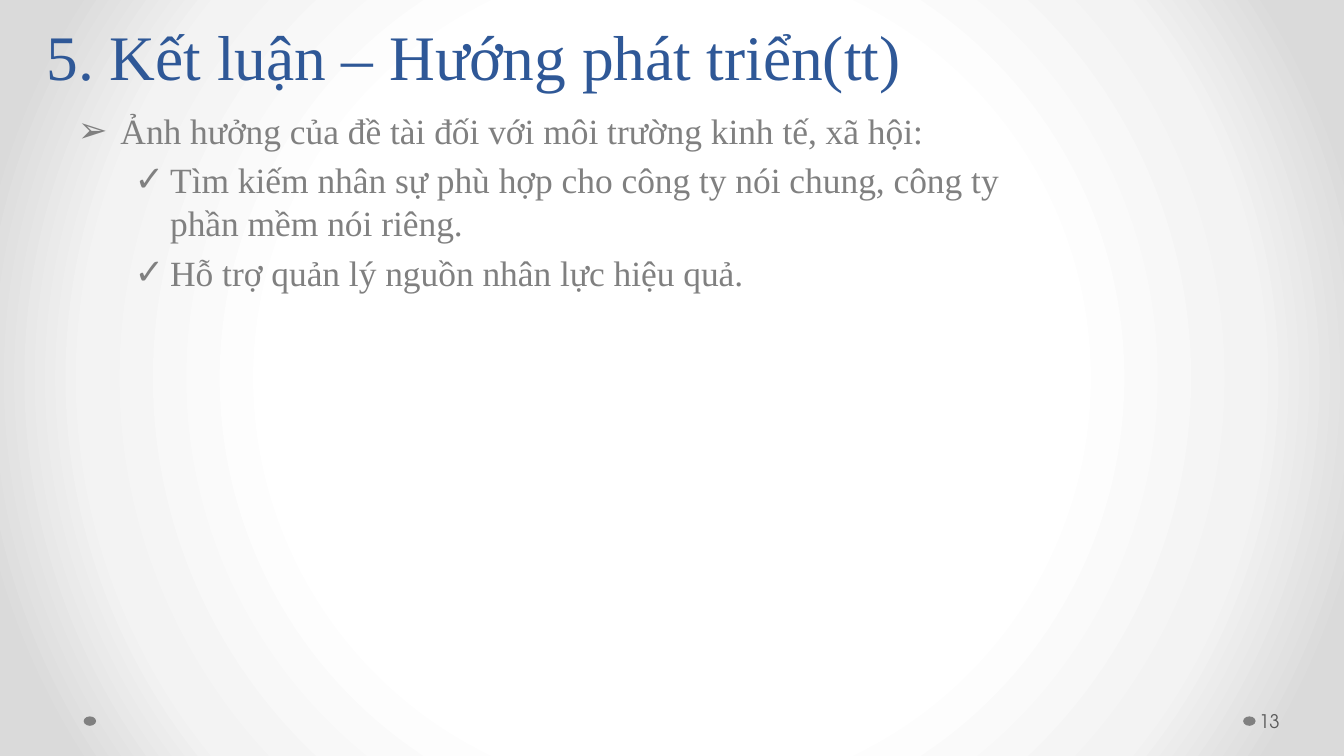
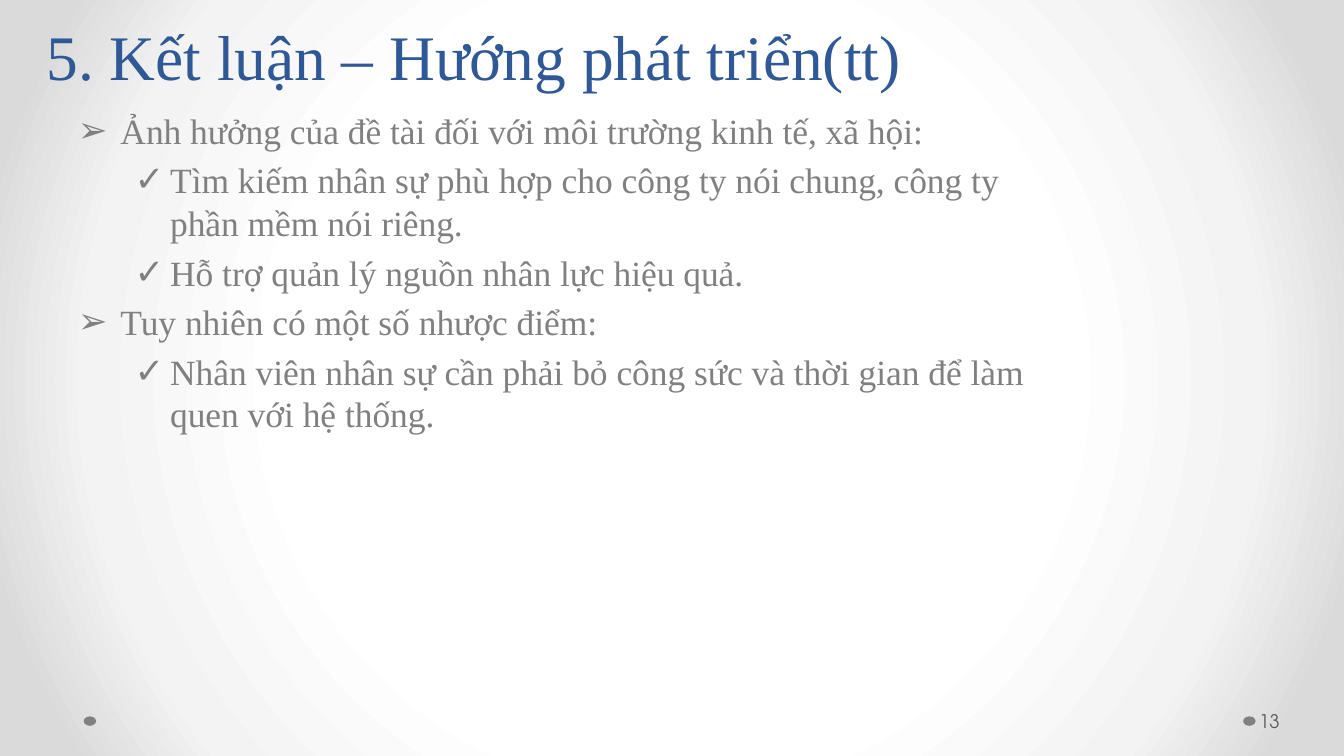
Before and after one commit to andy3520/intern-final-doc, a slide deck: slide 13 of doc/BAO_CAO-DO_AN_TOT_NGHIEP-SKILL_INVENTORY.pptx. Drawn at 1344x756 pixels with LibreOffice and Linux fonts; fonts in the diff are those of the drawing. Boxes give left, top, right and bottom in pixels: in the first picture for what was removed or moved away, otherwise in the second. Text is boxed around its words. In the diff, an @@ line names an element or a change of style, - is before the commit and + after.

Commit message:
update ppt

```diff
--- a/doc/BAO_CAO-DO_AN_TOT_NGHIEP-SKILL_INVENTORY.pptx
+++ b/doc/BAO_CAO-DO_AN_TOT_NGHIEP-SKILL_INVENTORY.pptx
@@ text at (120, 309, 1024, 434): paragraphs added @@
+➢ Tuy nhiên có một số nhược điểm:
+  ✓ Nhân viên nhân sự cần phải bỏ công sức và thời gian để làm quen với hệ thống.
```
Also in this commit, not shown: 1 other slide changed, 1 other file.
